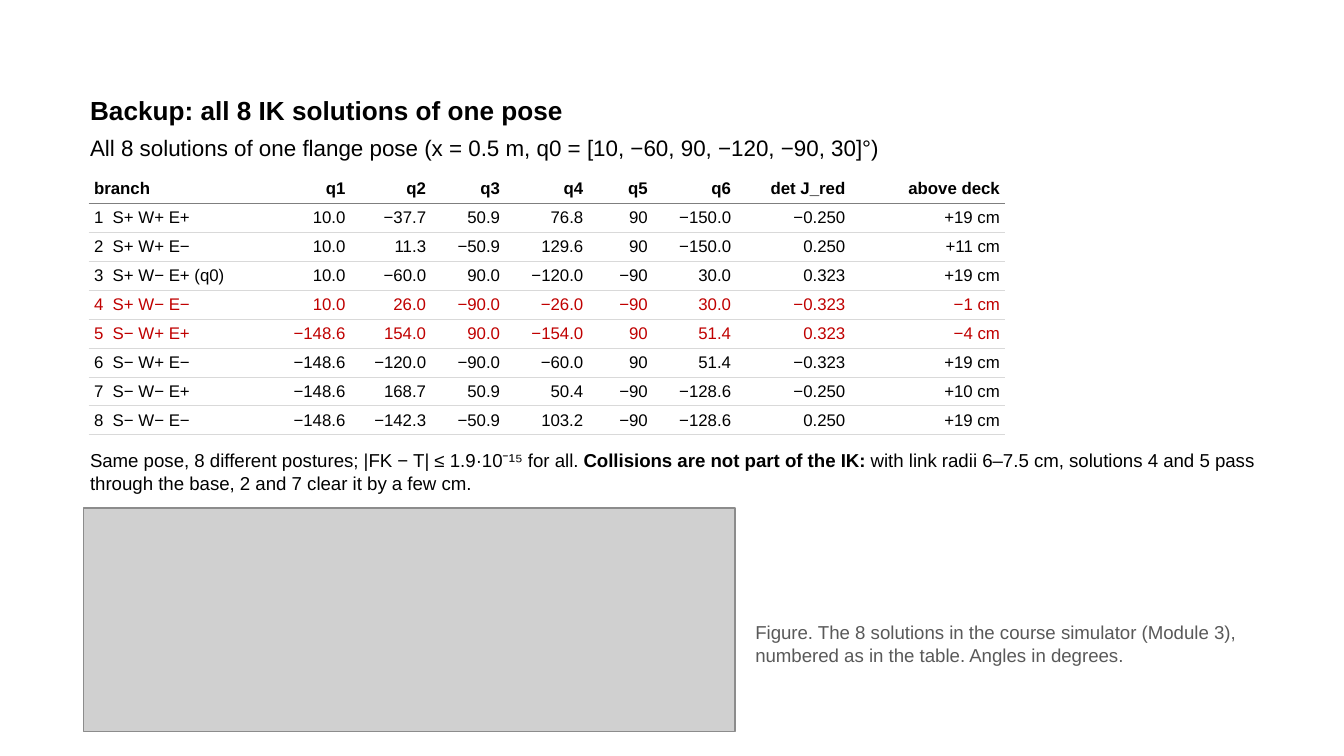
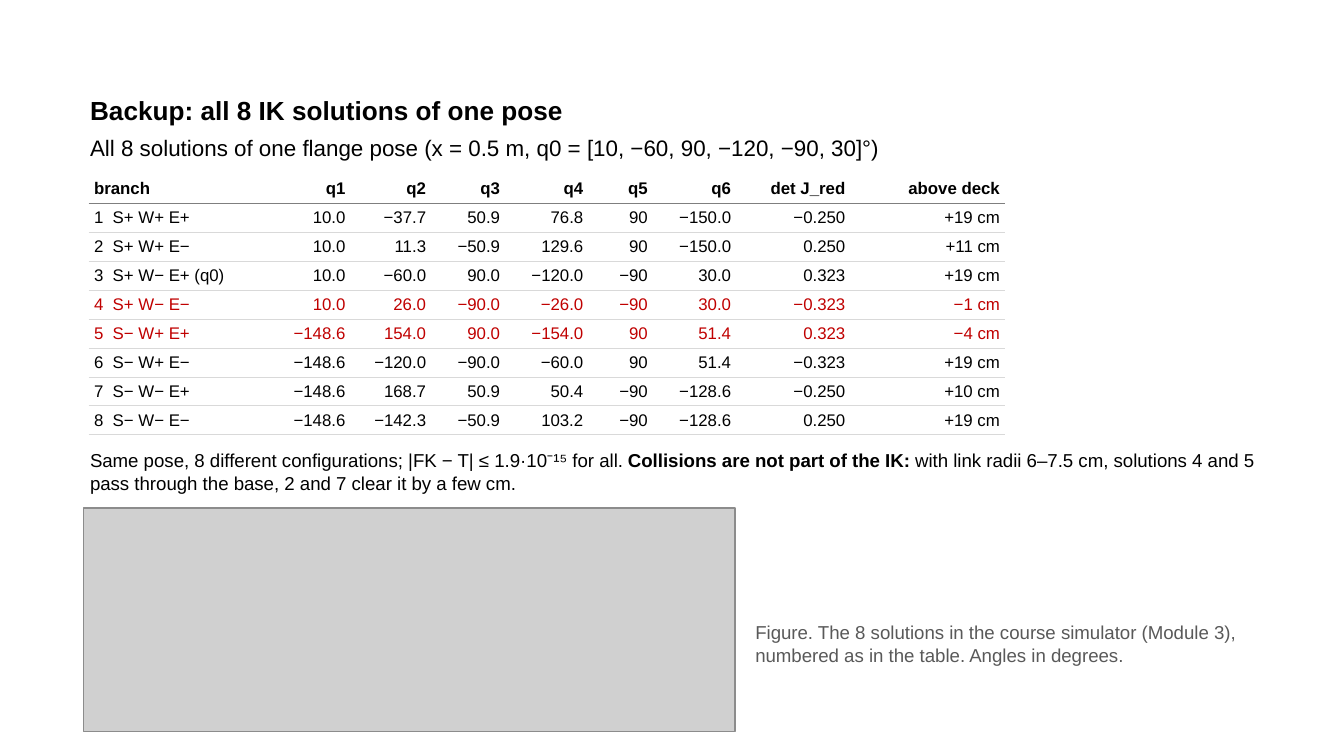
Before and after one commit to wenqian157/p6r_planner, a slide deck: slide 19 of results/presentation/P6R_presentation_complete.pptx. Drawn at 1344x756 pixels with LibreOffice and Linux fonts; fonts in the diff are those of the drawing; grey boxes stand for pictures. Boxes give left, top, right and bottom in pixels: in the first picture for what was removed or moved away, otherwise in the second. Text is boxed around its words. In the diff, an @@ line names an element or a change of style, - is before the commit and + after.

```diff
--- a/results/presentation/P6R_presentation_complete.pptx
+++ b/results/presentation/P6R_presentation_complete.pptx
@@ text at (90,453,1254,494): text changed @@
-Same pose, 8 different postures; |FK − T| ≤ 1.9·10⁻¹⁵ for all. Collisions are not part of the IK: with link radii 6–7.5 cm, solutions 4 and 5 pass through the base, 2 and 7 clear it by a few cm.
+Same pose, 8 different configurations; |FK − T| ≤ 1.9·10⁻¹⁵ for all. Collisions are not part of the IK: with link radii 6–7.5 cm, solutions 4 and 5 pass through the base, 2 and 7 clear it by a few cm.
```
Also in this commit, not shown: 6 other slides changed, 1 other file.
